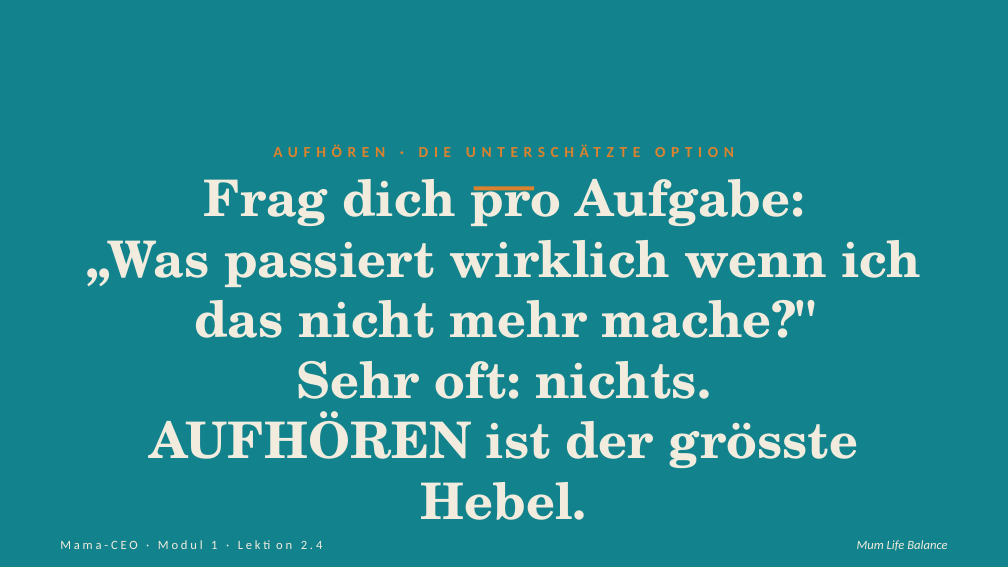
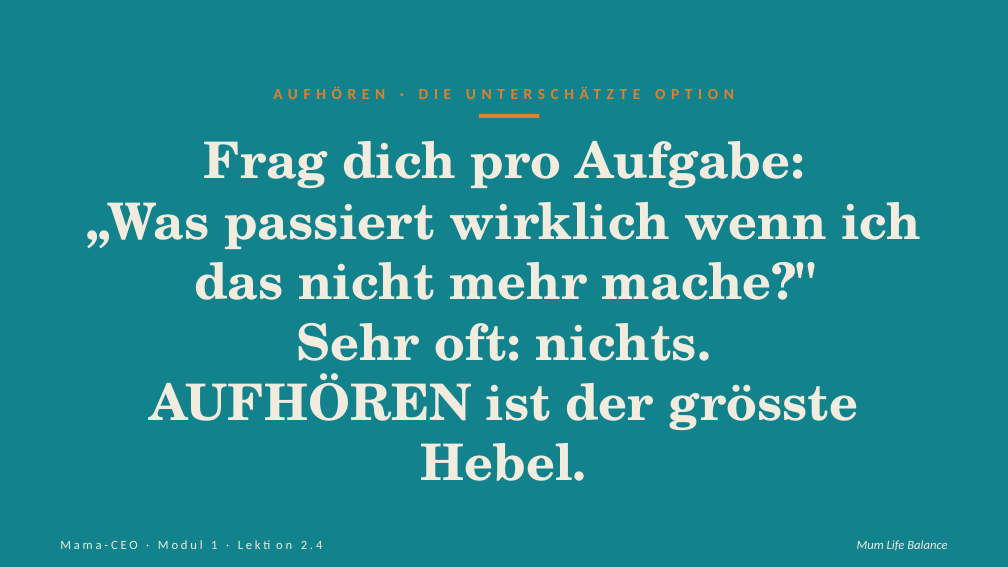
Before and after one commit to pnulmann-hue/mumlifebalance-workspace, a slide deck: slide 3 of outputs/produkte/mama-ceo/03-praesentationen/saeule-2/04-lektion-2-4.pptx. Drawn at 1008x567 pixels with LibreOffice and Linux fonts; fonts in the diff are those of the drawing. Boxes give left, top, right and bottom in pixels: in the first picture for what was removed or moved away, otherwise in the second. Text is boxed around its words. In the diff, an @@ line names an element or a change of style, - is before the commit and + after.

```diff
--- a/outputs/produkte/mama-ceo/03-praesentationen/saeule-2/04-lektion-2-4.pptx
+++ b/outputs/produkte/mama-ceo/03-praesentationen/saeule-2/04-lektion-2-4.pptx
@@ text "AUFHÖREN · DIE UNTERSCHÄTZTE OPTION" moved from (x1=273, y1=144, x2=734, y2=157) to (x1=273, y1=86, x2=734, y2=99) @@
@@ rectangle moved from (x1=474, y1=186, x2=534, y2=191) to (x1=479, y1=114, x2=539, y2=118) @@
@@ text "Frag dich pro Aufgabe:" moved from (x1=86, y1=179, x2=921, y2=520) to (x1=86, y1=141, x2=921, y2=481) @@
```
Also in this commit, not shown: 7 other slides changed, 32 other files.
